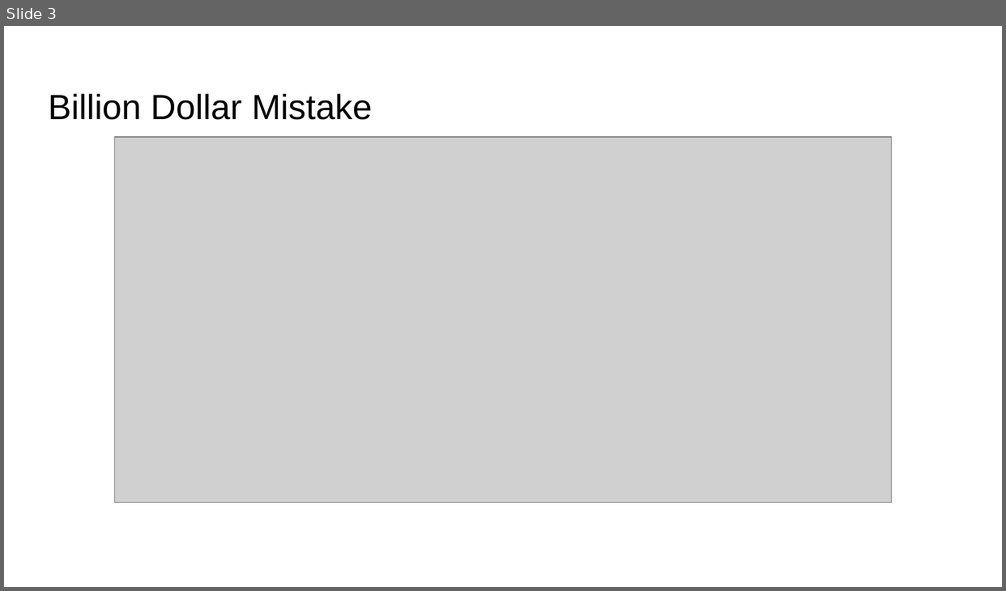
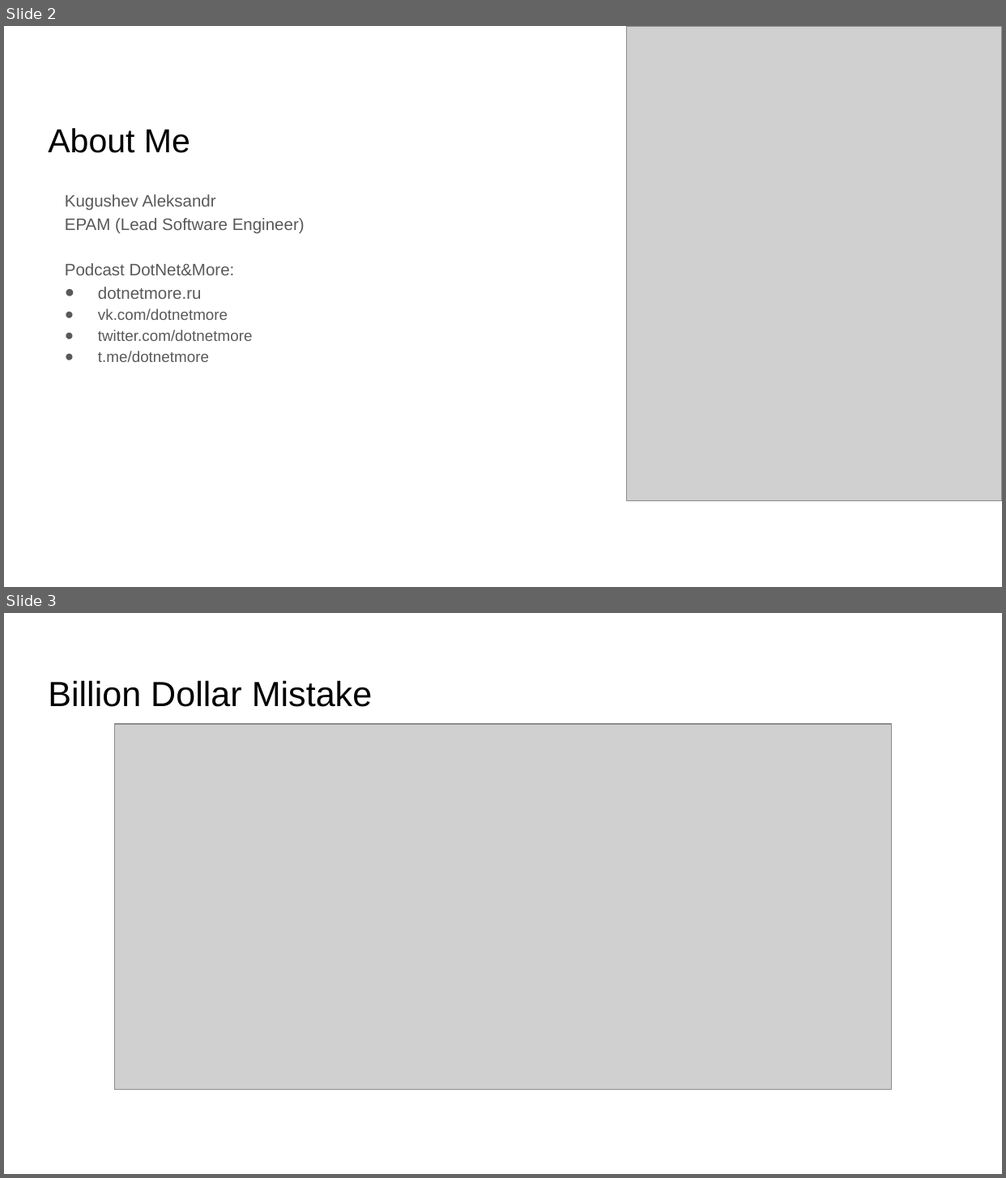
Before and after one commit to kugushev/presentations, a slide deck: 2021_NullabilityInUnity/Presentation.pptx. Shown one above the other, each under a label of ours: slide 3 before the commit, slides 2 and 3 after it. The pictures are 1006x591 and 1006x1178 pixels, drawn with LibreOffice and Linux fonts; fonts in the diff are those of the drawing; grey boxes stand for pictures; background and template pictures are left out. Boxes give left, top, right and bottom in pixels: in the first picture for what was removed or moved away, otherwise in the second. Text is boxed around its words. In the diff, an @@ line names an element or a change of style, - is before the commit and + after.

```diff
--- a/2021_NullabilityInUnity/Presentation.pptx
+++ b/2021_NullabilityInUnity/Presentation.pptx
@@ slide 2 added at box(4, 26, 1002, 587), background picture (left out) @@
@@ picture added at box(627, 26, 1002, 501) @@
@@ title added at box(48, 128, 190, 153), 24 pt, text #000000 @@
+About Me
@@ text added at box(65, 194, 305, 362), 12 pt, text #595959 @@
+Kugushev Aleksandr
+EPAM (Lead Software Engineer)
+Podcast DotNet&More:
+● dotnetmore.ru
+● vk.com/dotnetmore
+● twitter.com/dotnetmore
+● t.me/dotnetmore
```
Also in this commit, not shown: 8 slides changed, 5 other slides added, 3 slides removed.
